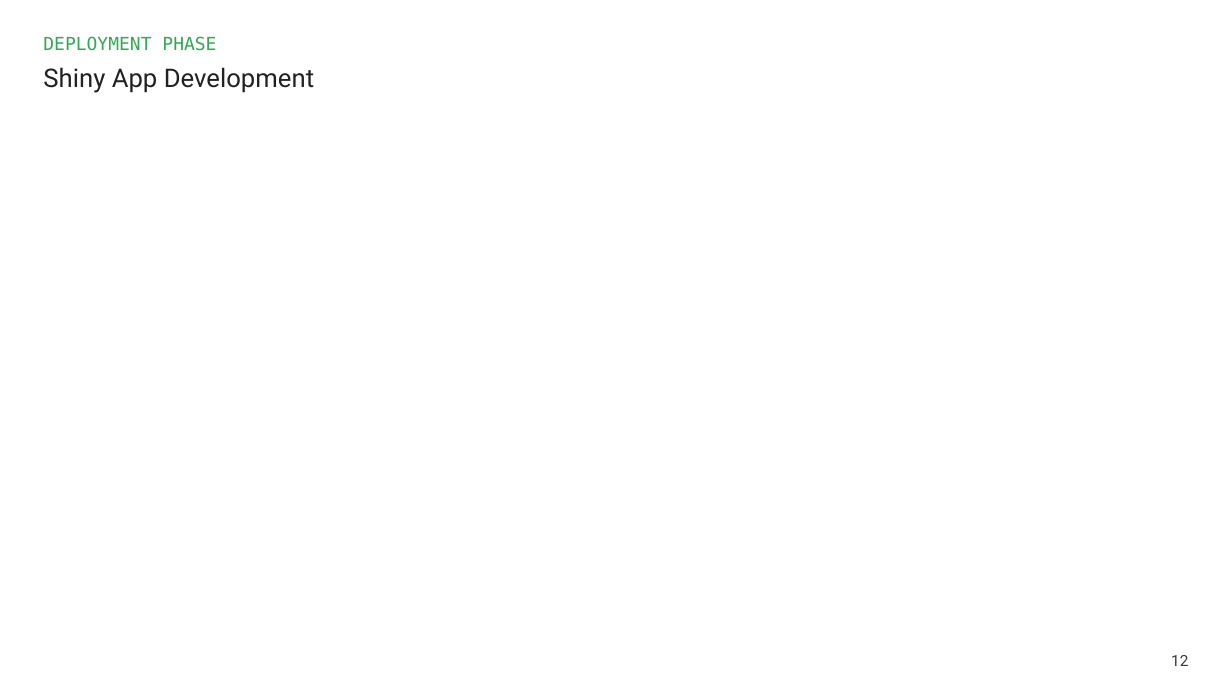
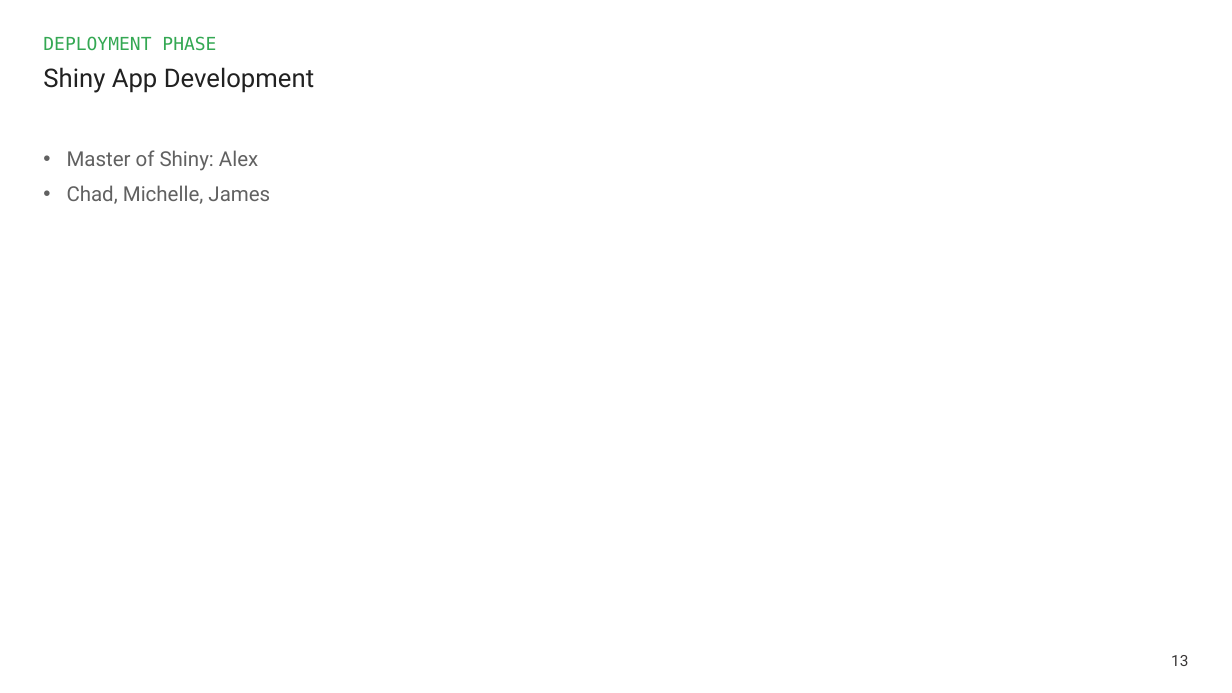
Before and after one commit to AlexGalczak/ML-Ames, a slide deck: slide 13 of ppt/ML-Ames.pptx (slide 12 before the commit). Drawn at 1232x693 pixels with LibreOffice and Linux fonts; fonts in the diff are those of the drawing. Boxes give left, top, right and bottom in pixels: in the first picture for what was removed or moved away, otherwise in the second. Text is boxed around its words. In the diff, an @@ line names an element or a change of style, - is before the commit and + after.

Commit message:
update ml part - chad

```diff
--- a/ppt/ML-Ames.pptx
+++ b/ppt/ML-Ames.pptx
@@ text added at (67,150,270,204), 16 pt, text #616161 @@
+• Master of Shiny: Alex
+• Chad, Michelle, James
@@ page number at (1171,655,1188,666): text changed @@
-12
+13
```
Also in this commit, not shown: 8 other slides changed, 1 slide added, 2 other files.
